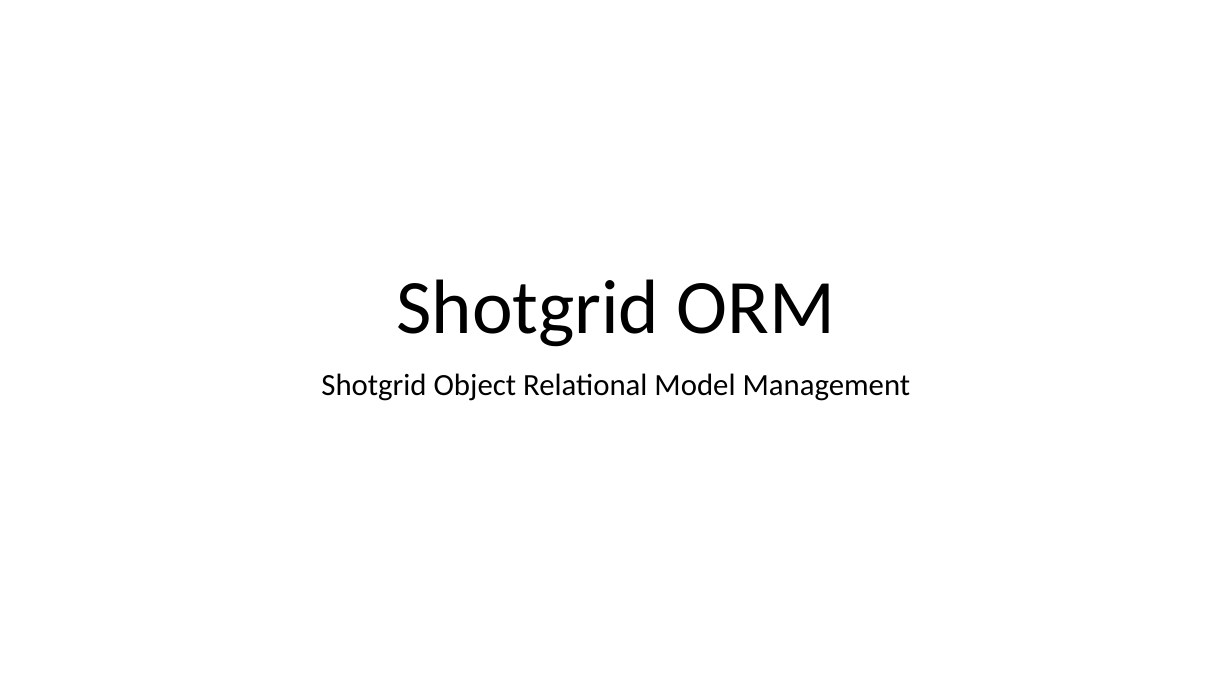
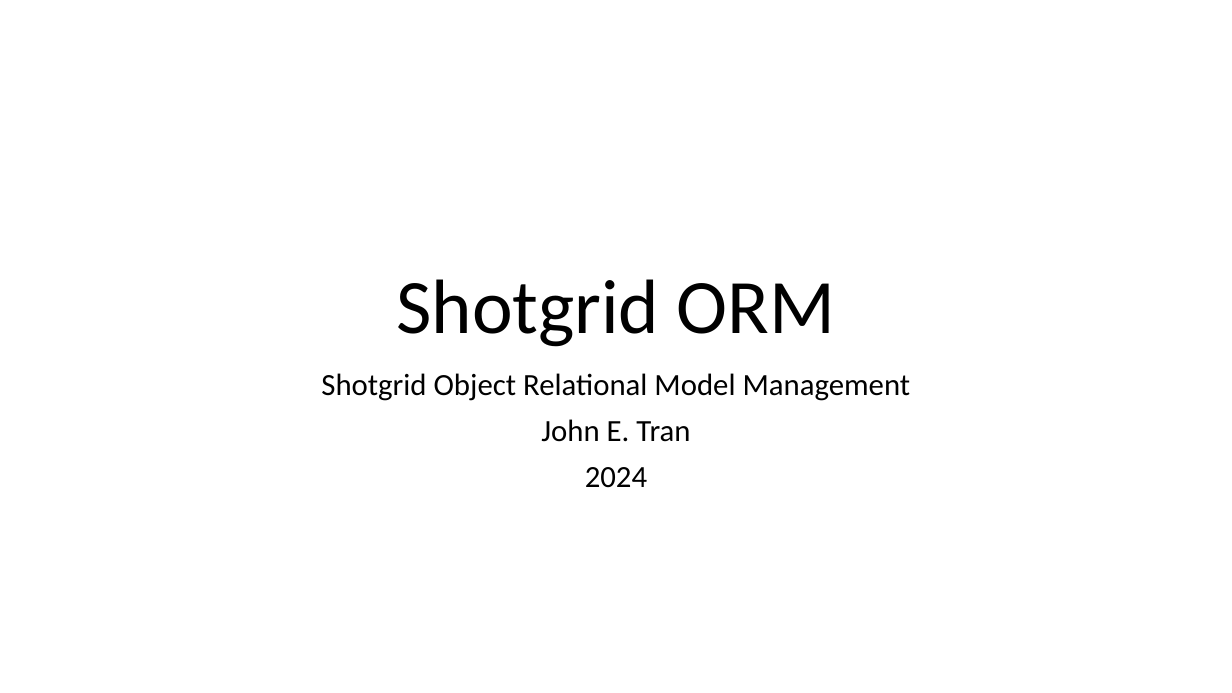
Before and after one commit to johnetran/shotgrid_orm, a slide deck: slide 1 of doc/ShotgridORM.pptx. Drawn at 1232x693 pixels with LibreOffice and Linux fonts; fonts in the diff are those of the drawing. Boxes give left, top, right and bottom in pixels: in the first picture for what was removed or moved away, otherwise in the second. Text is boxed around its words. In the diff, an @@ line names an element or a change of style, - is before the commit and + after.

```diff
--- a/doc/ShotgridORM.pptx
+++ b/doc/ShotgridORM.pptx
@@ subtitle at (x1=541, y1=419, x2=690, y2=488): paragraphs added @@
+John E. Tran
+2024
```
Also in this commit, not shown: 1 other file.
